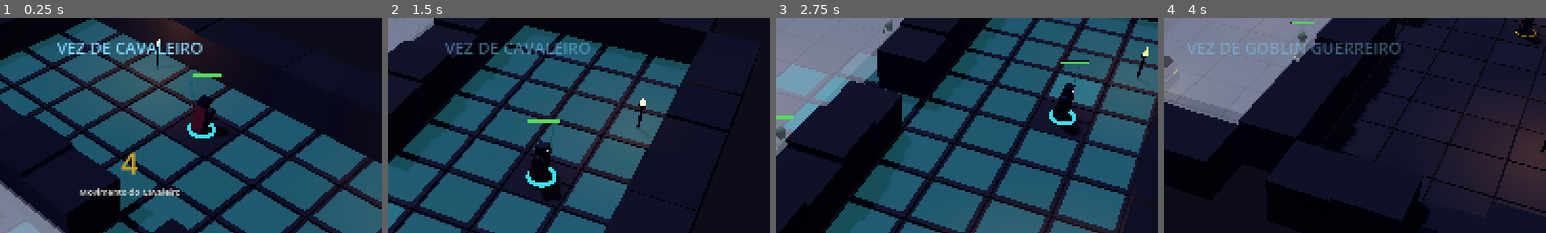
Above: before the commit, frames 1-4 (left to right).
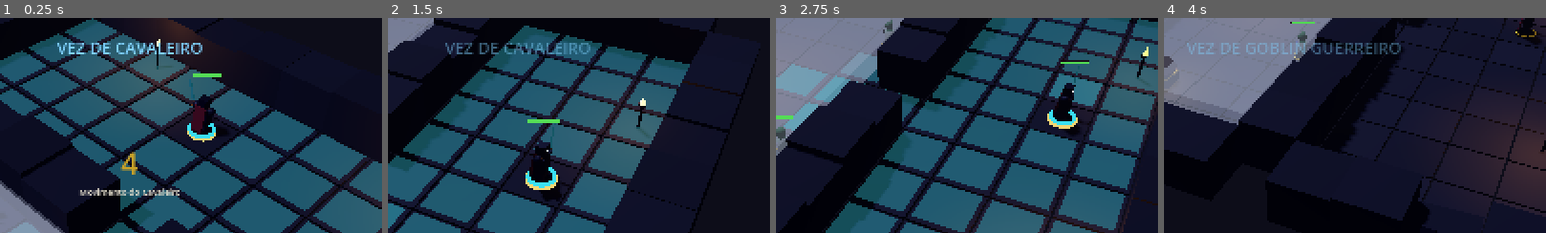
Above: after the commit, the same moments.

Repository: FalconiRod/Little-Sword
Game: Godot game, scene res://src/scenes/main.tscn
Two runs of this game, one before a commit and one after it. Both use one fixed random seed, a clock stepped at 60 frames per second and the inputs below.
Inputs (mouse positions are % of the whole screen's width and height, from its top left):
- Up to frame 1 (0.25 s): no input
- Up to frame 2 (1.5 s): tap Enter at 0.5 s; move the mouse to (72, 45) at 0.52 s; hold D 0.53-1.28 s; hold Q 0.53-1.28 s; click (72, 45) at 0.67 s; move the mouse to (30, 55) at 1.27 s; hold S from 1.28 s (still down); tap E at 1.35 s
- Up to frame 3 (2.75 s): move the mouse to (60, 28) at 2.02 s; release S at 2.03 s; hold D from 2.03 s (still down); tap 1 at 2.1 s
- Up to frame 4 (4 s): move the mouse to (45, 70) at 2.77 s; release D at 2.78 s; hold W 2.78-3.53 s; tap 2 at 2.85 s; click (45, 70) at 2.92 s; move the mouse to (80, 65) at 3.52 s; hold A from 3.53 s (still down); tap 3 at 3.6 s
The pictures show only the part of the screen within x 33-83%, y 6-56%; the shares and areas given below are measured in that part.

The runs differ from the first frame. In frame 1, less than 0.1% of the frame differs, in the area x 49-57%, y 52-58%; in frame 2, 0.2%, in the area x 36-45%, y 72-80%; in frame 3, 0.2%; in frame 4, less than 0.1%.

Commit message:
v0.2.15: sombra fake nas pecas + anel pulsante da unidade ativa

Diff:
--- a/src/units/unit_base.gd
+++ b/src/units/unit_base.gd
@@ -92,6 +92,69 @@
 	fg.name = "FG"
 	_bar_root.add_child(fg)
 	refresh_bar()
+	_add_fake_shadow()
+	EventBus.turn_started.connect(_on_turn_started)
+
+func _on_turn_started(unit, _round_num: int) -> void:
+	set_active_ring(unit == self and alive)
+
+## Sombra fake: disco com gradiente radial que ancora a peca no chao
+## (nao acompanha o bobbing da miniatura).
+func _add_fake_shadow() -> void:
+	var plane := PlaneMesh.new()
+	plane.size = Vector2(0.82, 0.82)
+	var grad := Gradient.new()
+	grad.set_color(0, Color(0, 0, 0, 0.40))
+	grad.set_color(1, Color(0, 0, 0, 0.0))
+	var gtex := GradientTexture2D.new()
+	gtex.gradient = grad
+	gtex.fill = GradientTexture2D.FILL_RADIAL
+	gtex.fill_from = Vector2(0.5, 0.5)
+	gtex.fill_to = Vector2(0.5, 0.0)
+	gtex.width = 128
+	gtex.height = 128
+	var m := StandardMaterial3D.new()
+	m.albedo_texture = gtex
+	m.shading_mode = BaseMaterial3D.SHADING_MODE_UNSHADED
+	m.transparency = BaseMaterial3D.TRANSPARENCY_ALPHA
+	var mi := MeshInstance3D.new()
+	mi.mesh = plane
+	mi.material_override = m
+	mi.position.y = 0.015
+	add_child(mi)
+
+var _ring: MeshInstance3D
+var _ring_tween: Tween
+
+## Anel pulsante sob a peca cujo turno esta ativo.
+func set_active_ring(on: bool) -> void:
+	if on:
+		if _ring == null:
+			var torus := TorusMesh.new()
+			torus.inner_radius = 0.40
+			torus.outer_radius = 0.50
+			var m := StandardMaterial3D.new()
+			m.albedo_color = Color.html("#ffd166")
+			m.emission_enabled = true
+			m.emission = Color.html("#ffd166")
+			m.shading_mode = BaseMaterial3D.SHADING_MODE_UNSHADED
+			m.transparency = BaseMaterial3D.TRANSPARENCY_ALPHA
+			_ring = MeshInstance3D.new()
+			_ring.mesh = torus
+			_ring.material_override = m
+			_ring.position.y = 0.03
+			add_child(_ring)
+		if not (_ring_tween and _ring_tween.is_valid()):
+			_ring_tween = create_tween().set_loops()
+			_ring_tween.tween_property(_ring, "scale", Vector3.ONE * 1.10, 0.55) \
+				.set_trans(Tween.TRANS_SINE).set_ease(Tween.EASE_IN_OUT)
+			_ring_tween.tween_property(_ring, "scale", Vector3.ONE, 0.55) \
+				.set_trans(Tween.TRANS_SINE).set_ease(Tween.EASE_IN_OUT)
+	elif _ring != null:
+		if _ring_tween and _ring_tween.is_valid():
+			_ring_tween.kill()
+		_ring.queue_free()
+		_ring = null
 
 func effective_ac() -> int:
 	return ac + (4 if defending else 0)
@@ -188,6 +251,7 @@
 	if not alive:
 		return
 	alive = false
+	set_active_ring(false)
 	BoardGrid.clear_cell(grid_pos)
 	EventBus.unit_died.emit(self)
 	EventBus.log_msg.emit("%s foi derrotado!" % display_name, "#ff6b6b")
Not shown, changed: docs/CHANGELOG.md
